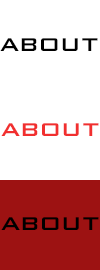
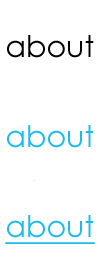
Revision of a layered 100×270 image; what changed, layer by layer:
removed layer "about" (1st of 3) over [0, 38, 98, 51]
removed layer "about" (2nd of 3) over [1, 123, 99, 136]
removed layer "about" (3rd of 3) over [1, 217, 99, 230]
added layer "about_selected_hover" above "about_selected" over [7, 125, 94, 148]
added layer "about_selected" above "about_non_selected" over [5, 215, 95, 244]
added layer "about_non_selected" above "Achtergrond" over [7, 35, 94, 58]
painted on "Achtergrond" over [0, 180, 100, 270]
